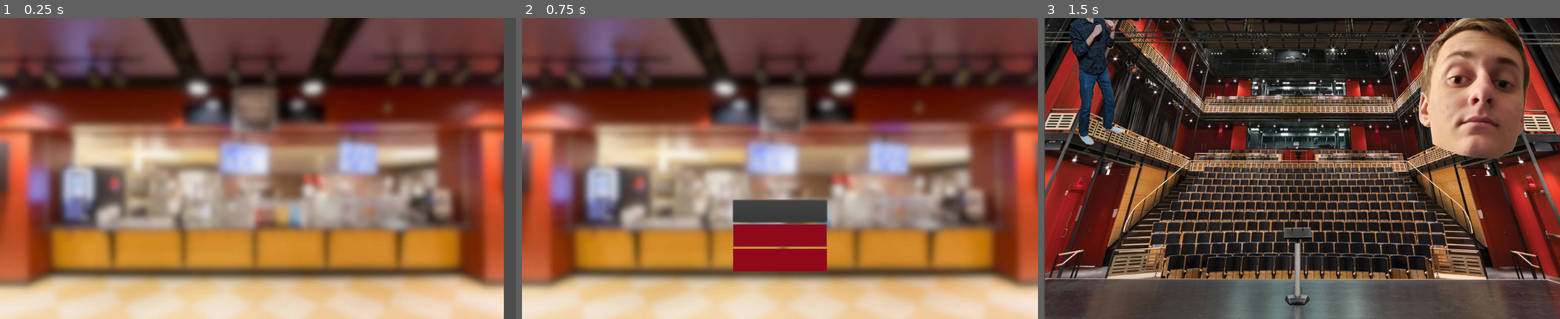
Above: before the commit, frames 1-3 (left to right).
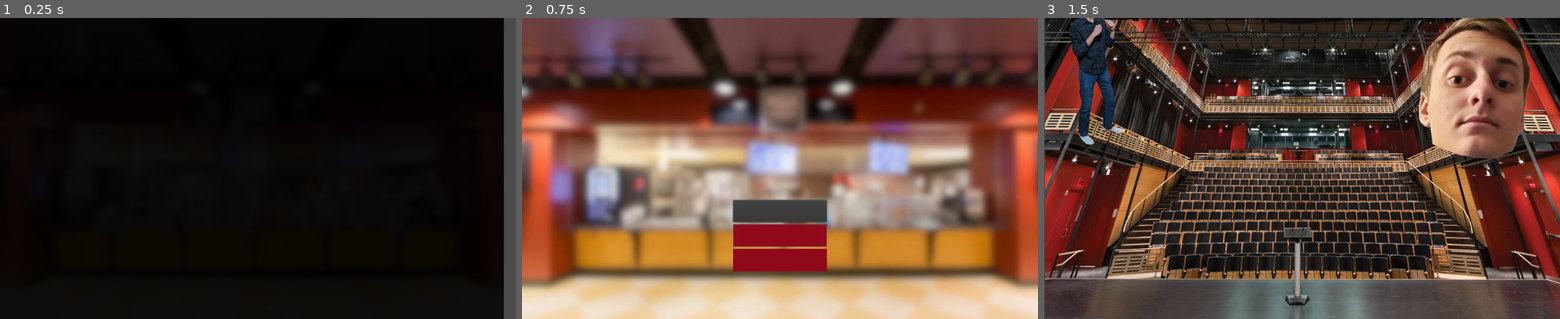
Above: after the commit, the same moments.

Repository: Apexal/wrathskeller
Game: Godot game, scene res://src/scenes/title_scroll/TitleScroll.tscn
Same seed, same stepped clock (60 frames per second), same inputs: the game is played once before the commit and once after it.
Inputs (mouse positions are in pixels of both pictures, inside the frame that each line leads up to):
- Up to frame 1 (0.25 s): no input
- Up to frame 2 (0.75 s): tap Enter at 0.5 s; move the mouse to (893, 153) at 0.52 s
- Up to frame 3 (1.5 s): click "Training" at 1.25 s

The runs differ from the first frame. In frame 1, 97% of the frame differs, in the area x 0-98%, y 0-100%; in frame 2, nothing differs; in frame 3, nothing differs.

Commit message:
Fade in
successfully fade in for title scroll

Diff:
--- a/src/scenes/title_scroll/TitleScroll.gd
+++ b/src/scenes/title_scroll/TitleScroll.gd
@@ -3,15 +3,18 @@
 export(float) var speed = 40.0
 
 onready var label = $Text
+onready var animation = $AnimationPlayer
 
 func _change_scene():
 	# TODO: determine how to fade to black before changing
-#	set_modulate(lerp(get_modulate(), Color(0,0,0,1), 0.2))
 	get_tree().change_scene("res://src/scenes/menu/Menu.tscn")
+
+func _ready():
+	animation.play("Fade in")
+	#animation.play_backwards("Fade in")
 
 func _physics_process(delta):
 	"""With every tick, move the label up by speed. If it is off screen, continue to next scene."""
-
 	# Move label up by speed
 	label.rect_position = Vector2(label.rect_position.x, label.rect_position.y - speed * delta)
 
--- a/src/scenes/title_scroll/TitleScroll.tscn
+++ b/src/scenes/title_scroll/TitleScroll.tscn
@@ -1,10 +1,42 @@
-[gd_scene load_steps=4 format=2]
+[gd_scene load_steps=6 format=2]
 
 [ext_resource path="res://src/scenes/title_scroll/TitleScroll.gd" type="Script" id=1]
 [ext_resource path="res://src/assets/backgrounds/rathskellar_blur_bg.jpg" type="Texture" id=2]
 [ext_resource path="res://src/assets/fonts/scroll_font.tres" type="DynamicFont" id=3]
 
+[sub_resource type="Animation" id=1]
+resource_name = "Fade in"
+length = 3.0
+tracks/0/type = "value"
+tracks/0/path = NodePath(".:modulate")
+tracks/0/interp = 1
+tracks/0/loop_wrap = true
+tracks/0/imported = false
+tracks/0/enabled = true
+tracks/0/keys = {
+"times": PoolRealArray( 0, 3 ),
+"transitions": PoolRealArray( 1, 1 ),
+"update": 0,
+"values": [ Color( 0, 0, 0, 1 ), Color( 0.772549, 0.772549, 0.772549, 1 ) ]
+}
+
+[sub_resource type="Animation" id=2]
+length = 0.001
+tracks/0/type = "value"
+tracks/0/path = NodePath(".:modulate")
+tracks/0/interp = 1
+tracks/0/loop_wrap = true
+tracks/0/imported = false
+tracks/0/enabled = true
+tracks/0/keys = {
+"times": PoolRealArray( 0 ),
+"transitions": PoolRealArray( 1 ),
+"update": 0,
+"values": [ Color( 0, 0, 0, 1 ) ]
+}
+
 [node name="TitleScroll" type="Control"]
+modulate = Color( 0, 0, 0, 1 )
 anchor_right = 1.0
 anchor_bottom = 1.0
 script = ExtResource( 1 )
@@ -25,6 +57,7 @@
 margin_left = 80.0
 margin_top = 40.0
 margin_right = -100.0
+margin_bottom = 1310.0
 size_flags_horizontal = 0
 size_flags_vertical = 0
 custom_fonts/font = ExtResource( 3 )
@@ -45,3 +78,9 @@
 __meta__ = {
 "_edit_use_anchors_": false
 }
+
+[node name="CanvasModulate" type="CanvasModulate" parent="."]
+
+[node name="AnimationPlayer" type="AnimationPlayer" parent="."]
+"anims/Fade in" = SubResource( 1 )
+anims/RESET = SubResource( 2 )
